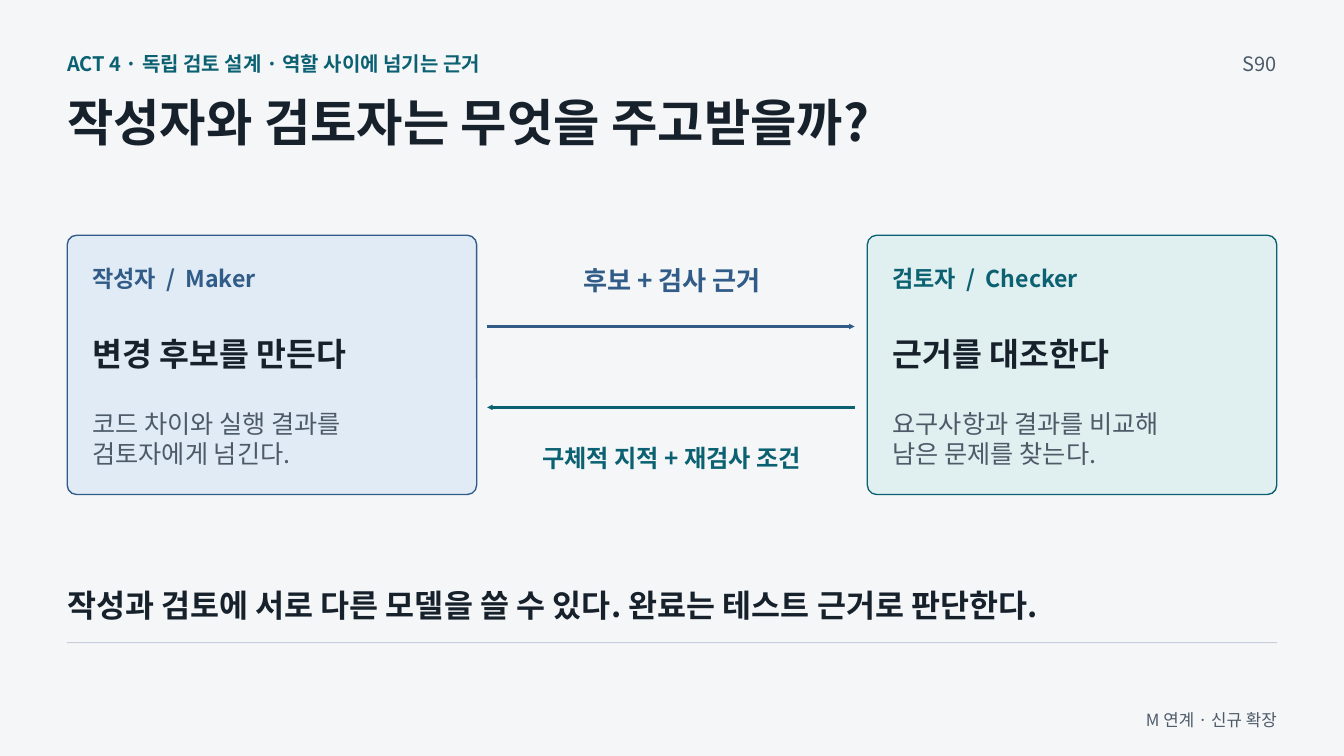
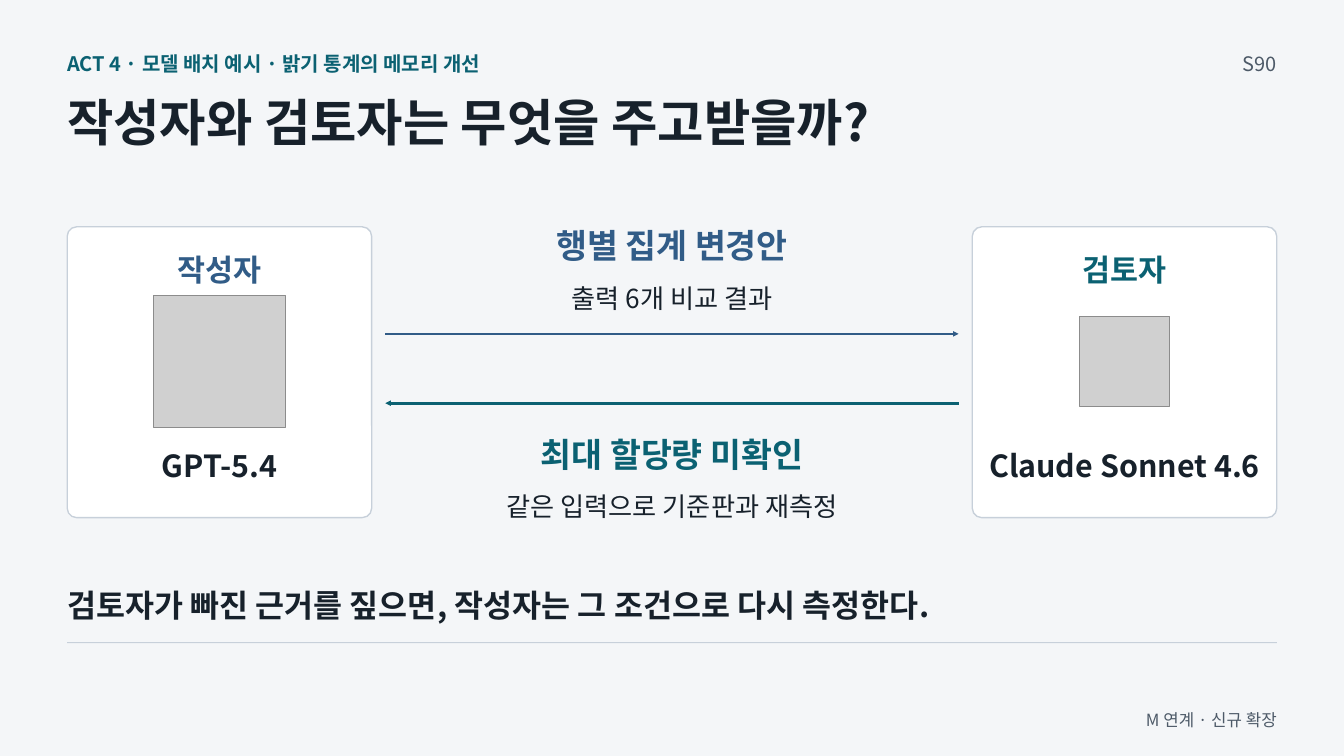
Before and after one commit to GideokKim/ai-dev-training, a slide deck: slide 13 of production/ACT_4.pptx. Drawn at 1344x756 pixels with LibreOffice and Linux fonts; fonts in the diff are those of the drawing; grey boxes stand for pictures. Boxes give left, top, right and bottom in pixels: in the first picture for what was removed or moved away, otherwise in the second. Text is boxed around its words. In the diff, an @@ line names an element or a change of style, - is before the commit and + after.

Commit message:
feat(slides): illustrate the two-model review handoff on S90
Show what the author sends and which missing measurement the reviewer
asks for, so the next run can pick up an explicit verification task.

```diff
--- a/production/ACT_4.pptx
+++ b/production/ACT_4.pptx
@@ text at bbox=[67, 54, 480, 73]: text changed @@
-ACT 4 · 독립 검토 설계 · 역할 사이에 넘기는 근거
+ACT 4 · 모델 배치 예시 · 밝기 통계의 메모리 개선
@@ rounded rectangle: place and size @@
-rounded rectangle at bbox=[68, 235, 477, 494]
+rounded rectangle at bbox=[68, 227, 372, 518]
@@ rounded rectangle at bbox=[68, 227, 372, 518]: fill #E1EBF6 to #FFFFFF; outline #315C87 0.98 pt to #C7D0DA 0.98 pt; proportions changed @@
@@ text at bbox=[556, 230, 788, 261]: text changed; size 18.8 to 24 pt @@
-후보 + 검사 근거
+행별 집계 변경안
@@ rounded rectangle: place and size @@
-rounded rectangle at bbox=[867, 235, 1276, 494]
+rounded rectangle at bbox=[973, 227, 1277, 518]
@@ rounded rectangle at bbox=[973, 227, 1277, 518]: fill #E0EFF0 to #FFFFFF; outline #0B6172 0.98 pt to #C7D0DA 0.98 pt; proportions changed @@
@@ text at bbox=[177, 255, 261, 284]: text changed; size 16.5 to 21.8 pt @@
-작성자 / Maker
+작성자
@@ text at bbox=[1083, 255, 1167, 284]: text changed; size 16.5 to 21.8 pt @@
-검토자 / Checker
+검토자
@@ picture added at bbox=[153, 295, 285, 427] @@
@@ text added at bbox=[572, 286, 772, 310], 18.8 pt, text #17212B @@
+출력 6개 비교 결과
@@ arrow removed from (487, 327) to (855, 327) @@
@@ picture added at bbox=[1080, 317, 1171, 407] @@
@@ text removed at bbox=[92, 338, 347, 369] @@
-변경 후보를 만든다
@@ arrow moved from (487, 407) - (855, 407) to (385, 334) - (959, 334) @@
@@ arrow (385, 334) - (959, 334): stroke #0B6172 1.88 pt to #315C87 1.88 pt; arrowheads changed @@
@@ text removed at bbox=[892, 338, 1110, 369] @@
-근거를 대조한다
@@ arrow added from (959, 403) to (385, 403), #0B6172 1.88 pt @@
@@ text added at bbox=[541, 438, 804, 470], 24 pt, text #0B6172, bold @@
+최대 할당량 미확인
@@ text removed at bbox=[542, 446, 801, 469] @@
-구체적 지적 + 재검사 조건
@@ text at bbox=[162, 454, 277, 478]: text changed; size 18 to 21.8 pt; text colour #4D5A68 to #17212B; bold on @@
-코드 차이와 실행 결과를
-검토자에게 넘긴다.
+GPT-5.4
@@ text at bbox=[989, 452, 1260, 478]: text changed; size 18 to 21.8 pt; text colour #4D5A68 to #17212B; bold on @@
-요구사항과 결과를 비교해
-남은 문제를 찾는다.
+Claude Sonnet 4.6
@@ text added at bbox=[506, 494, 837, 518], 18.8 pt, text #17212B @@
+같은 입력으로 기준판과 재측정
@@ text at bbox=[67, 590, 930, 624]: text changed @@
-작성과 검토에 서로 다른 모델을 쓸 수 있다. 완료는 테스트 근거로 판단한다.
+검토자가 빠진 근거를 짚으면, 작성자는 그 조건으로 다시 측정한다.
```
Also in this commit, not shown: 20 other files.
